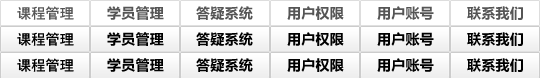
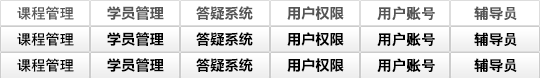
Layer changes from the first 540 x 78 image to the second:
painted on "用户账号" (1st of 3, in "栏目 副本 2") over (377, 58, 435, 72)
renamed "联系我们" to "辅导员", painted on it over (467, 58, 523, 72)
painted on "用户账号" (2nd of 3, in "栏目 副本") over (377, 32, 435, 46)
renamed "联系我们" to "辅导员", painted on it over (467, 32, 523, 46)
painted on "形状 1 副本", masked it over (0, 51, 539, 52)
painted on "用户账号" (3rd of 3, in "栏目") over (377, 6, 435, 20)
renamed "联系我们" to "辅导员", painted on it over (467, 6, 523, 20)
painted on "形状 1", masked it over (0, 25, 539, 26)
